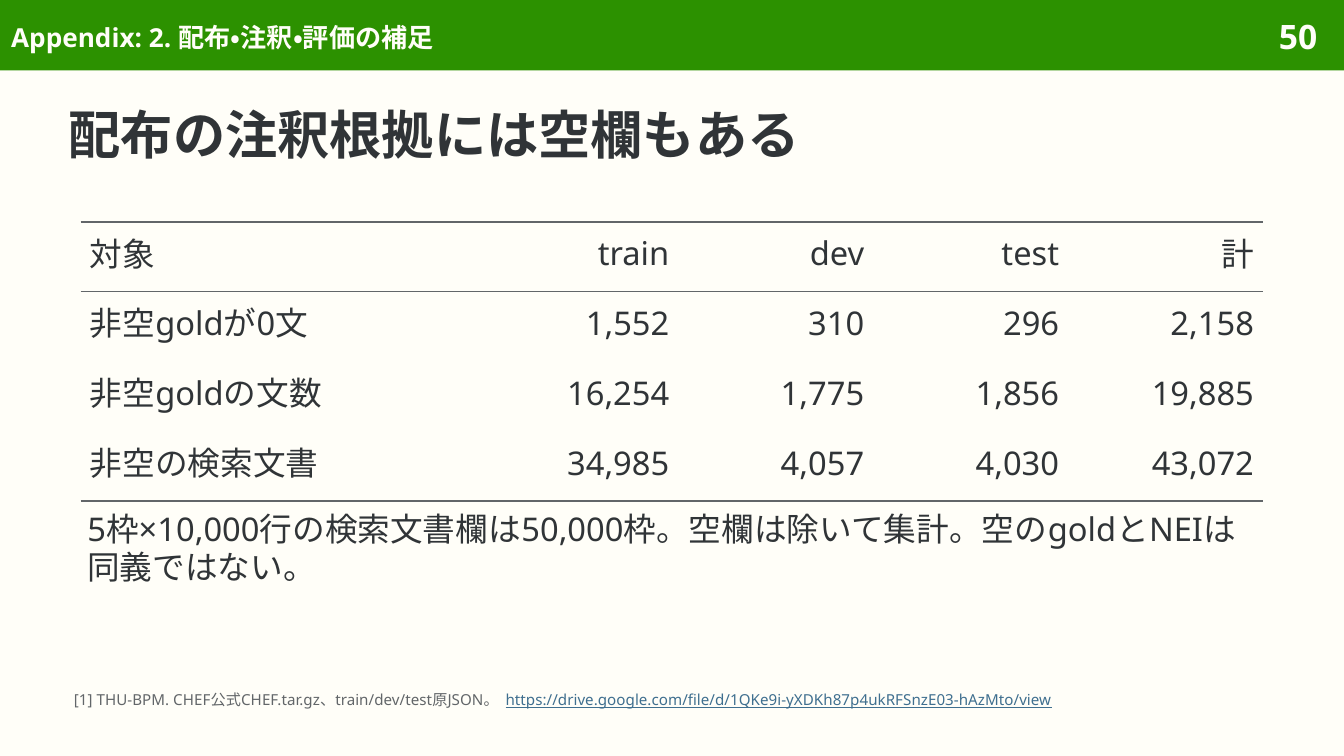
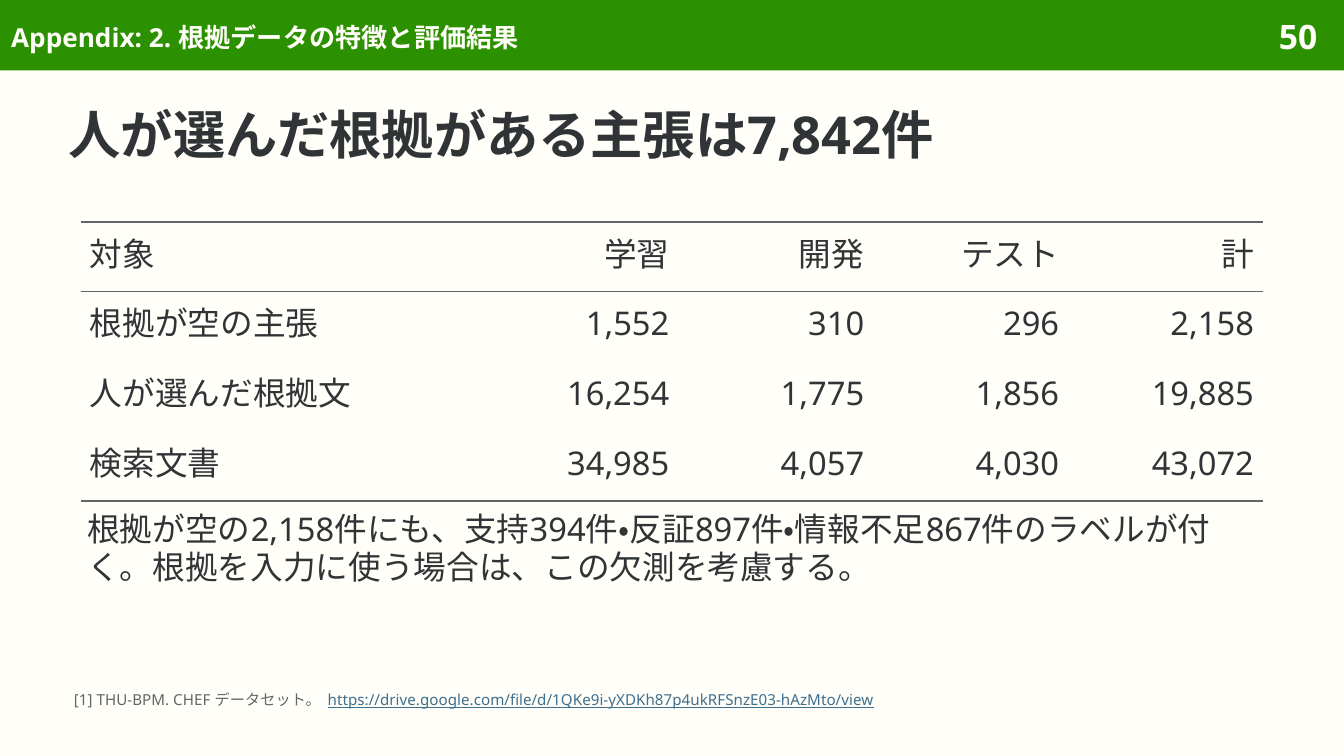
Before and after one commit to sasakiy84/datasets-in-10-minutes, a slide deck: slide 50 of slides/datasets-in-10-minutes-chef.pptx. Drawn at 1344x756 pixels with LibreOffice and Linux fonts; fonts in the diff are those of the drawing. Boxes give left, top, right and bottom in pixels: in the first picture for what was removed or moved away, otherwise in the second. Text is boxed around its words. In the diff, an @@ line names an element or a change of style, - is before the commit and + after.

Commit message:
Revise CHEF Japanese explanations and remove production audit detail

```diff
--- a/slides/datasets-in-10-minutes-chef.pptx
+++ b/slides/datasets-in-10-minutes-chef.pptx
@@ title at [11, 24, 518, 54]: text changed @@
-Appendix: 2. 配布・注釈・評価の補足
+Appendix: 2. 根拠データの特徴と評価結果
@@ title at [69, 109, 934, 161]: text changed @@
-配布の注釈根拠には空欄もある
+人が選んだ根拠がある主張は7,842件
@@ table at [81, 222, 1263, 501] @@
-row 1: 対象 | train | dev | test | 計
+row 1: 対象 | 学習 | 開発 | テスト | 計
-row 2, column 1: 非空goldが0文
+row 2, column 1: 根拠が空の主張
-row 3, column 1: 非空goldの文数
+row 3, column 1: 人が選んだ根拠文
-row 4, column 1: 非空の検索文書
+row 4, column 1: 検索文書
@@ text at [87, 513, 1210, 582]: text changed @@
-5枠×10,000行の検索文書欄は50,000枠。空欄は除いて集計。空のgoldとNEIは同義ではない。
+根拠が空の2,158件にも、支持394件・反証897件・情報不足867件のラベルが付く。根拠を入力に使う場合は、この欠測を考慮する。
@@ text at [74, 692, 874, 709]: text changed @@
-[1] THU-BPM. CHEF公式CHEF.tar.gz、train/dev/test原JSON。 https://drive.google.com/file/d/1QKe9i-yXDKh87p4ukRFSnzE03-hAzMto/view
+[1] THU-BPM. CHEF データセット。 https://drive.google.com/file/d/1QKe9i-yXDKh87p4ukRFSnzE03-hAzMto/view
```
Also in this commit, not shown: 52 other slides changed, 4 slides removed, 36 other files.
